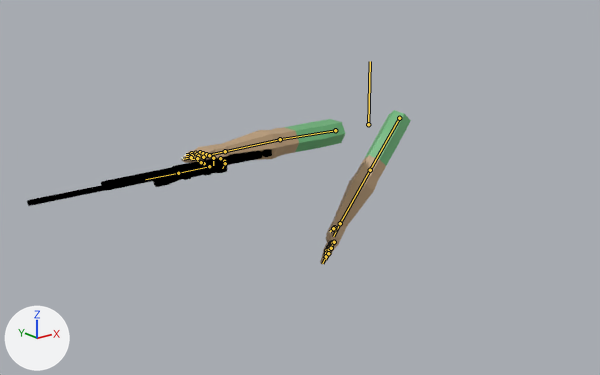
Before and after pictures for a commit that changed the Blender file player/player Anims M24.blend.
Both versions are drawn from a 50 mm lens placed at (-2.57, -2.71, 0.87), pointed at (-0.71, -0.38, -0.07). The axes (+X, +Y, +Z) are drawn at lower left. The lights are the same throughout. The bones that bend it are drawn over the model as lines.

In view in the first picture: 'Human Arms Model', 'M24 Model'.
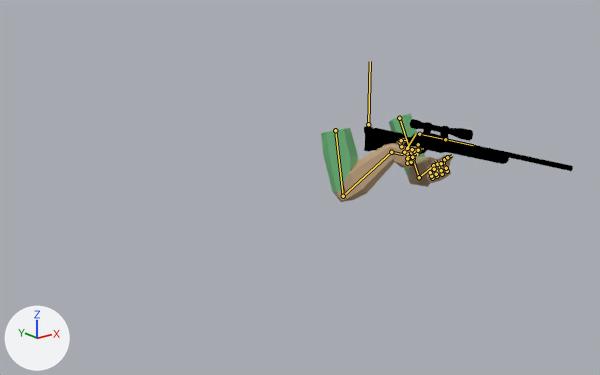
The newer file adds an action. The first version stands in its rest pose; the second is drawn at frame 4 of the action 'M24 Reload'.

Where the change shows, as pixel boxes [x1, y1, x2, y2] in the pictures (600 x 375 px):
'Human Arms Model', posed (42% narrower, 43% shorter)
    before: [181, 110, 411, 264]
    after: [321, 114, 454, 202]
'M24 Model', posed (15% narrower, 9% shorter)
    before: [27, 149, 272, 206]
    after: [364, 119, 573, 171]
bone 'Palm.L', root to tip
    before: (340, 223) to (333, 236)
    after: (433, 165) to (437, 171)
bone 'Pinky1.L', root to tip
    before: (330, 243) to (328, 247)
    after: (432, 178) to (431, 176)
bone 'Pinky2.L', root to tip
    before: (328, 247) to (326, 250)
    after: (431, 176) to (430, 172)
bone 'Pinky3.L', root to tip
    before: (326, 250) to (324, 254)
    after: (430, 172) to (429, 170)
bone 'Ring1.L', root to tip
    before: (331, 243) to (329, 248)
    after: (437, 176) to (436, 174)
bone 'Ring2.L', root to tip
    before: (329, 248) to (326, 253)
    after: (436, 174) to (434, 169)
bone 'Ring3.L', root to tip
    before: (326, 253) to (324, 258)
    after: (434, 169) to (432, 166)
bone 'Middle1.L', root to tip
    before: (332, 242) to (329, 249)
    after: (442, 174) to (441, 170)
bone 'Middle2.L', root to tip
    before: (329, 249) to (326, 256)
    after: (441, 170) to (437, 164)
bone 'Middle3.L', root to tip
    before: (326, 256) to (322, 263)
    after: (437, 164) to (435, 160)
bone 'Index1.L', root to tip
    before: (334, 242) to (331, 248)
    after: (447, 171) to (446, 168)
bone 'Index2.L', root to tip
    before: (331, 248) to (328, 253)
    after: (446, 168) to (443, 163)
bone 'Index3.L', root to tip
    before: (328, 253) to (325, 259)
    after: (443, 163) to (441, 160)
bone 'Palm.R', root to tip
    before: (225, 151) to (210, 154)
    after: (391, 152) to (403, 154)
bone 'Pinky1.R', root to tip
    before: (200, 152) to (195, 153)
    after: (407, 163) to (411, 163)
bone 'Pinky2.R', root to tip
    before: (195, 153) to (191, 153)
    after: (411, 163) to (411, 162)
bone 'Pinky3.R', root to tip
    before: (191, 153) to (186, 154)
    after: (411, 162) to (406, 161)
bone 'Ring1.R', root to tip
    before: (203, 153) to (197, 154)
    after: (407, 158) to (413, 158)
bone 'Ring2.R', root to tip
    before: (197, 154) to (192, 155)
    after: (413, 158) to (412, 157)
bone 'Ring3.R', root to tip
    before: (192, 155) to (186, 156)
    after: (412, 157) to (406, 156)
bone 'Middle1.R', root to tip
    before: (206, 154) to (198, 156)
    after: (407, 153) to (415, 153)
bone 'Middle2.R', root to tip
    before: (198, 156) to (191, 157)
    after: (415, 153) to (414, 151)
bone 'Middle3.R', root to tip
    before: (191, 157) to (183, 159)
    after: (414, 151) to (406, 150)
bone 'Index1.R', root to tip
    before: (209, 155) to (203, 157)
    after: (407, 148) to (412, 149)
bone 'Index2.R', root to tip
    before: (203, 157) to (197, 158)
    after: (412, 149) to (418, 149)
bone 'Index3.R', root to tip
    before: (197, 158) to (191, 159)
    after: (418, 149) to (423, 148)
bone 'Thumb1.R', root to tip
    before: (220, 158) to (224, 161)
    after: (401, 146) to (400, 142)
bone 'Thumb2.R', root to tip
    before: (224, 161) to (225, 163)
    after: (400, 142) to (401, 140)
bone 'Thumb3.R', root to tip
    before: (225, 163) to (222, 168)
    after: (401, 140) to (407, 140)

The change in detail:
Bone 'Palm.L' (bone_palm_l) turns from (0, 0, 0) to (89, -46, -61) degrees about its own x, y and z.
Bone 'Pinky1.L' (bone_pinky1_l) moves from (0.0, 0.0, 0.0) to (0.004, -0.002, 0.0).
Bone 'Pinky1.L' (bone_pinky1_l) turns from (0, 0, 0) to (0, 0, -51) degrees about its own x, y and z.
Bone 'Pinky2.L' (bone_pinky2_l) moves from (0.0, 0.0, 0.0) to (-0.004, 0.006, 0.0).
Bone 'Pinky2.L' (bone_pinky2_l) turns from (0, 0, 0) to (0, 0, -86) degrees about its own x, y and z.
Bone 'Pinky3.L' (bone_pinky3_l) moves from (0.0, 0.0, 0.0) to (-0.007, -0.001, 0.0).
Bone 'Pinky3.L' (bone_pinky3_l) turns from (0, 0, 0) to (0, 0, -41) degrees about its own x, y and z.
Bone 'Ring1.L' (bone_ring1_l) turns from (0, 0, 0) to (0, 0, -51) degrees about its own x, y and z.
Bone 'Ring2.L' (bone_ring2_l) moves from (0.0, 0.0, 0.0) to (-0.001, 0.003, 0.0).
Bone 'Ring2.L' (bone_ring2_l) turns from (0, 0, 0) to (0, 0, -86) degrees about its own x, y and z.
Bone 'Ring3.L' (bone_ring3_l) moves from (0.0, 0.0, 0.0) to (-0.002, 0.0, 0.0).
Bone 'Ring3.L' (bone_ring3_l) turns from (0, 0, 0) to (0, 0, -41) degrees about its own x, y and z.
Bone 'Middle1.L' (bone_middle1_l) moves from (0.0, 0.0, 0.0) to (-0.001, 0.0, 0.0).
Bone 'Middle1.L' (bone_middle1_l) turns from (0, 0, 0) to (0, 0, -51) degrees about its own x, y and z.
Bone 'Middle2.L' (bone_middle2_l) moves from (0.0, 0.0, 0.0) to (0.008, -0.005, 0.0).
Bone 'Middle2.L' (bone_middle2_l) turns from (0, 0, 0) to (0, 0, -86) degrees about its own x, y and z.
Bone 'Middle3.L' (bone_middle3_l) moves from (0.0, 0.0, 0.0) to (0.006, 0.003, 0.0).
Bone 'Middle3.L' (bone_middle3_l) turns from (0, 0, 0) to (0, 0, -41) degrees about its own x, y and z.
Bone 'Index1.L' (bone_index1_l) moves from (0.0, 0.0, 0.0) to (0.001, -0.001, 0.0).
Bone 'Index1.L' (bone_index1_l) turns from (0, 0, 0) to (0, 0, -51) degrees about its own x, y and z.
Bone 'Index2.L' (bone_index2_l) moves from (0.0, 0.0, 0.0) to (0.005, -0.002, 0.0).
Bone 'Index2.L' (bone_index2_l) turns from (0, 0, 0) to (0, 0, -86) degrees about its own x, y and z.
Bone 'Index3.L' (bone_index3_l) moves from (0.0, 0.0, 0.0) to (0.001, 0.002, 0.0).
Bone 'Index3.L' (bone_index3_l) turns from (0, 0, 0) to (0, 0, -41) degrees about its own x, y and z.
Bone 'Palm.R' (bone_palm_r) turns from (0, 0, 0) to (-4, 16, 37) degrees about its own x, y and z.
Bone 'Pinky1.R' (bone_pinky1_r) moves from (0.0, 0.0, 0.0) to (-0.003, -0.002, 0.0).
Bone 'Pinky1.R' (bone_pinky1_r) turns from (0, 0, 0) to (0, 0, 62) degrees about its own x, y and z.
Bone 'Pinky2.R' (bone_pinky2_r) moves from (0.0, 0.0, 0.0) to (0.005, 0.005, 0.0).
Bone 'Pinky2.R' (bone_pinky2_r) turns from (0, 0, 0) to (0, 0, 75) degrees about its own x, y and z.
Bone 'Pinky3.R' (bone_pinky3_r) moves from (0.0, 0.0, 0.0) to (0.012, 0.002, 0.0).
Bone 'Pinky3.R' (bone_pinky3_r) turns from (0, 0, 0) to (0, 0, 70) degrees about its own x, y and z.
Bone 'Ring1.R' (bone_ring1_r) turns from (0, 0, 0) to (0, 0, 62) degrees about its own x, y and z.
Bone 'Ring2.R' (bone_ring2_r) moves from (0.0, 0.0, 0.0) to (0.001, 0.002, 0.0).
Bone 'Ring2.R' (bone_ring2_r) turns from (0, 0, 0) to (0, 0, 75) degrees about its own x, y and z.
Bone 'Ring3.R' (bone_ring3_r) moves from (0.0, 0.0, 0.0) to (0.003, 0.0, 0.0).
Bone 'Ring3.R' (bone_ring3_r) turns from (0, 0, 0) to (0, 0, 70) degrees about its own x, y and z.
Bone 'Middle1.R' (bone_middle1_r) moves from (0.0, 0.0, 0.0) to (0.001, 0.001, 0.0).
Bone 'Middle1.R' (bone_middle1_r) turns from (0, 0, 0) to (0, 0, 62) degrees about its own x, y and z.
Bone 'Middle2.R' (bone_middle2_r) moves from (0.0, 0.0, 0.0) to (-0.008, -0.005, 0.0).
Bone 'Middle2.R' (bone_middle2_r) turns from (0, 0, 0) to (0, 0, 75) degrees about its own x, y and z.
Bone 'Middle3.R' (bone_middle3_r) moves from (0.0, 0.0, 0.0) to (-0.014, 0.001, 0.0).
Bone 'Middle3.R' (bone_middle3_r) turns from (0, 0, 0) to (0, 0, 70) degrees about its own x, y and z.
Bone 'Index1.R' (bone_index1_r) turns from (0, 0, 0) to (0, 0, -13) degrees about its own x, y and z.
Bone 'Index2.R' (bone_index2_r) turns from (0, 0, 0) to (0, 0, 39) degrees about its own x, y and z.
Bone 'Index3.R' (bone_index3_r) turns from (0, 0, 0) to (0, 0, 54) degrees about its own x, y and z.
Bone 'Thumb1.R' (bone_thumb1_r) turns from (0, 0, 0) to (0, 0, -49) degrees about its own x, y and z.
Bone 'Thumb2.R' (bone_thumb2_r) turns from (0, 0, 0) to (0, 0, -8) degrees about its own x, y and z.
Bone 'Thumb3.R' (bone_thumb3_r) turns from (0, 0, 0) to (-18, 0, 0) degrees about its own x, y and z.
Bone 'IK Arm Pole.L' (bone_ik_arm_pole_l) moves from (0.0, 0.0, 0.0) to (0.125, 0.0, -0.105).
Bone 'IK Arm Target.L' (bone_ik_arm_target_l) moves from (0.0, 0.0, 0.0) to (0.132, -0.701, 0.419).
Bone 'IK Arm Target.L' (bone_ik_arm_target_l) turns from (0, 0, 0) to (122, 7, 0) degrees about its own x, y and z.
Bone 'IK Arm Pole.R' (bone_ik_arm_pole_r) moves from (0.0, 0.0, 0.0) to (-0.423, -0.218, -0.08).
Bone 'IK Arm Target.R' (bone_ik_arm_target_r) moves from (0.0, 0.0, 0.0) to (-0.086, -0.751, 0.19).
Bone 'IK Arm Target.R' (bone_ik_arm_target_r) turns from (0, 0, 0) to (86, 1, -160) degrees about its own x, y and z.
